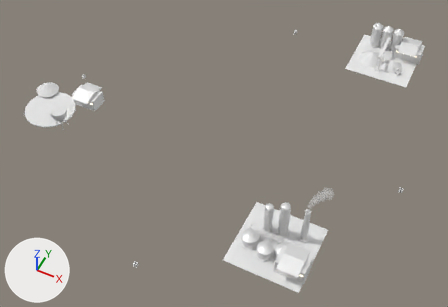
The FBX model Assets/Art/KayseriIsland/Models/Phase3/Sites_P3.fbx: old version first, new version second.
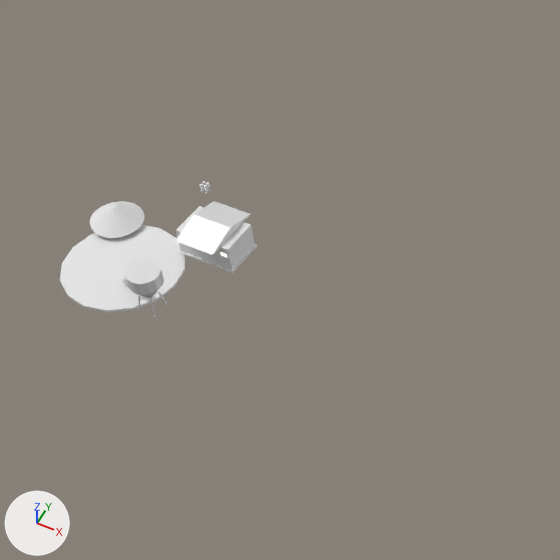
The first picture shows the older version from a 50 mm camera at (172.0, -318.0, 340.0) aimed at (33.0, -41.0, -6.0). The close-ups show the older and then the newer version on the part from 0% to 51% of the width and 0% to 75% of the height of that picture. Only the edits that show in the close-ups are written down. Lighting does not change. The marker at lower left points along +X, +Y and +Z. Where no turn or scale is listed for an object, it has been applied to the vertices.

The first close-up shows 'Site.Quarry.Benches', 'Site.Quarry.Conv', 'Site.Quarry.Heap', 'Site.Quarry.Hopper', 'Site.Quarry.Shed', 'Tier.Mine'.
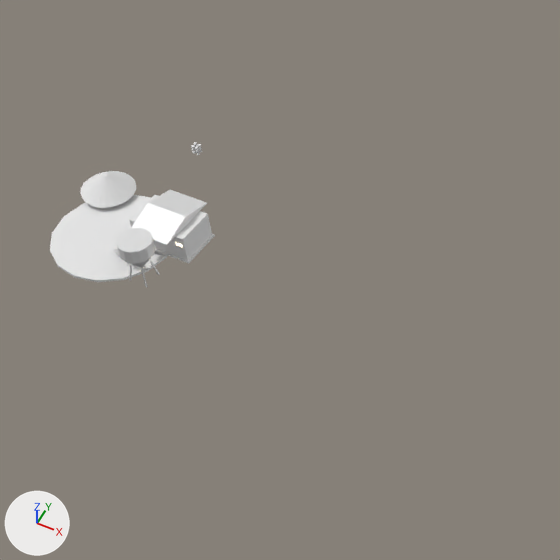
Boxes (x1, y1, x2, y2) around the edits, measured in the close-ups (560 x 560 px):
'Site.Quarry.Benches', moved: before (60, 225, 185, 312); after (50, 195, 167, 282)
'Site.Quarry.Shed', moved: before (176, 201, 257, 273); after (129, 190, 215, 263)
'Site.Quarry.Heap', moved: before (90, 201, 144, 238); after (80, 171, 136, 208)
'Site.Quarry.Hopper', moved: before (125, 259, 168, 317); after (116, 228, 159, 287)
'Tier.Mine', moved: before (200, 181, 211, 194); after (191, 142, 202, 155)
'Site.Quarry.Conv', moved (mostly hidden): before (122, 278, 137, 296); after (113, 248, 128, 266)

Edits to the bpy script that builds the scene:
```text
Change ob_site_quarry_conv:
    ob_site_quarry_conv.location: (0.0, 0.0, 0.0) -> (0.0, 0.0, 13.2)
Change ob_site_quarry_shed:
    ob_site_quarry_shed.location: (-84.0, -45.0, 0.3) -> (-89.0, -58.0, 13.5)
Change ob_tier_mine:
    ob_tier_mine.location: (0.0, 0.0, 0.0) -> (0.0, 0.0, 16.0)
Change ob_site_quarry_benches:
    ob_site_quarry_benches.location: (0.0, 0.0, 0.0) -> (0.0, 0.0, 13.2)
Change ob_site_quarry_heap:
    ob_site_quarry_heap.location: (-122.0, -48.0, 0.3) -> (-122.0, -48.0, 13.5)
Change ob_site_quarry_hopper:
    ob_site_quarry_hopper.location: (-87.0, -76.0, 0.3) -> (-87.0, -76.0, 13.5)
```
